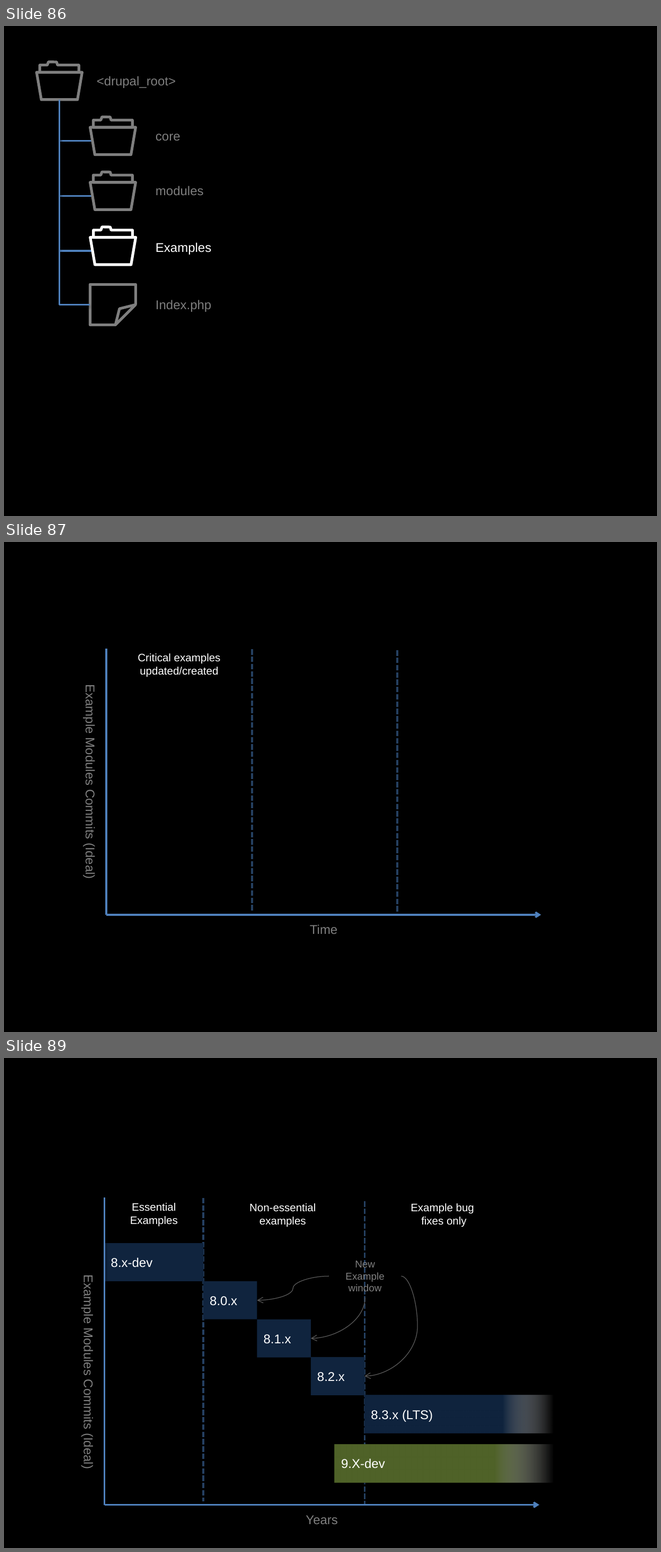
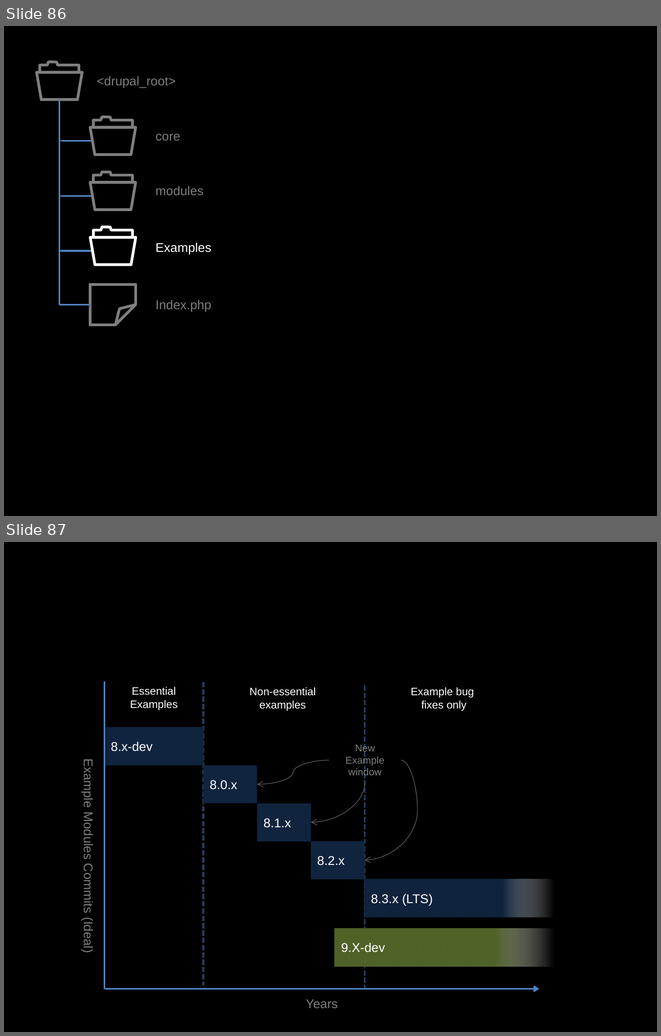
Before and after one commit to socketwench/exampleModuleAintCore, a slide deck: src/exampleModuleAintCore.pptx. Shown one above the other, each under a label of ours: slides 86, 87 and 89 before the commit, slides 86 and 87 after it; the slides between them are not shown. The pictures are 661x1552 and 661x1036 pixels, drawn with LibreOffice and Linux fonts; fonts in the diff are those of the drawing. Boxes give left, top, right and bottom in pixels: in the first picture for what was removed or moved away, otherwise in the second. Text is boxed around its words. In the diff, an @@ line names an element or a change of style, - is before the commit and + after.

```diff
--- a/src/exampleModuleAintCore.pptx
+++ b/src/exampleModuleAintCore.pptx
@@ slide 87 removed at <box>4,542,657,1032</box>, background #000000 @@
@@ line removed from (106, 649) to (106, 915) @@
@@ line removed from (252, 649) to (252, 911) @@
@@ line removed from (397, 651) to (397, 913) @@
@@ text removed at <box>138,653,221,677</box> @@
-Critical examples updated/created
@@ text removed at <box>83,689,97,878</box> @@
-Example Modules Commits (Ideal)
@@ arrow removed from (106, 915) to (541, 915) @@
@@ text removed at <box>310,924,337,934</box> @@
-Time
@@ what was slide 89 is now slide 87 @@
```
Also in this commit, not shown: 14 slides added, 1 other slide removed, 13 other files.
